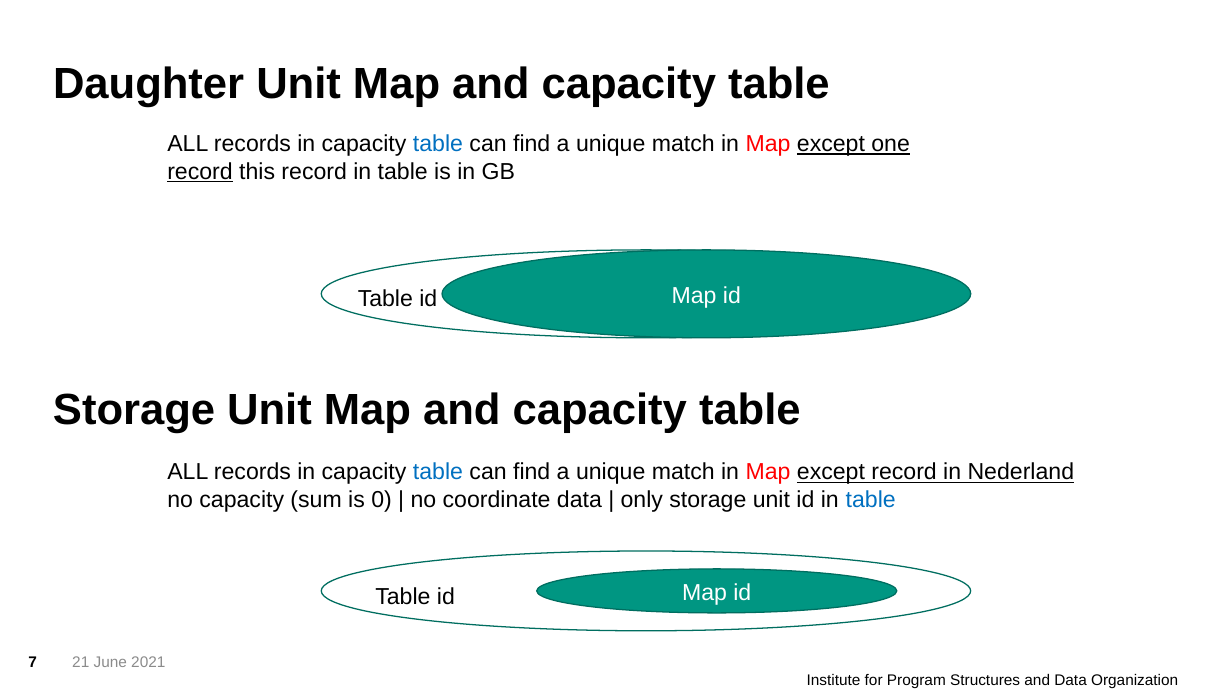
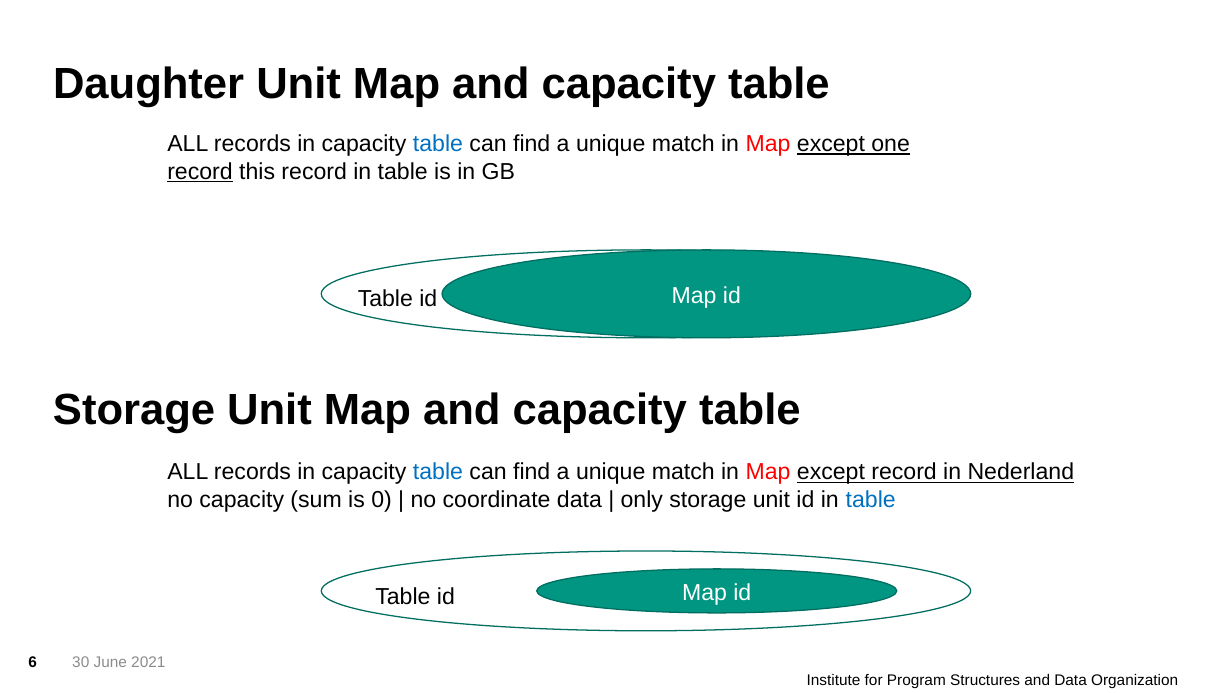
Before and after one commit to ericzhou571/Co2Storage, a slide deck: slide 6 of CO2Storage.pptx (slide 7 before the commit). Drawn at 1232x693 pixels with LibreOffice and Linux fonts; fonts in the diff are those of the drawing; background and template pictures are left out. Boxes give left, top, right and bottom in pixels: in the first picture for what was removed or moved away, otherwise in the second. Text is boxed around its words. In the diff, an @@ line names an element or a change of style, - is before the commit and + after.

```diff
--- a/CO2Storage.pptx
+++ b/CO2Storage.pptx
@@ page number at (28,656,37,667): text changed @@
-7
+6
@@ text at (72,656,165,667): text changed @@
-21 June 2021
+30 June 2021
```
Also in this commit, not shown: 6 other slides changed, 2 slides removed, 44 other files.
